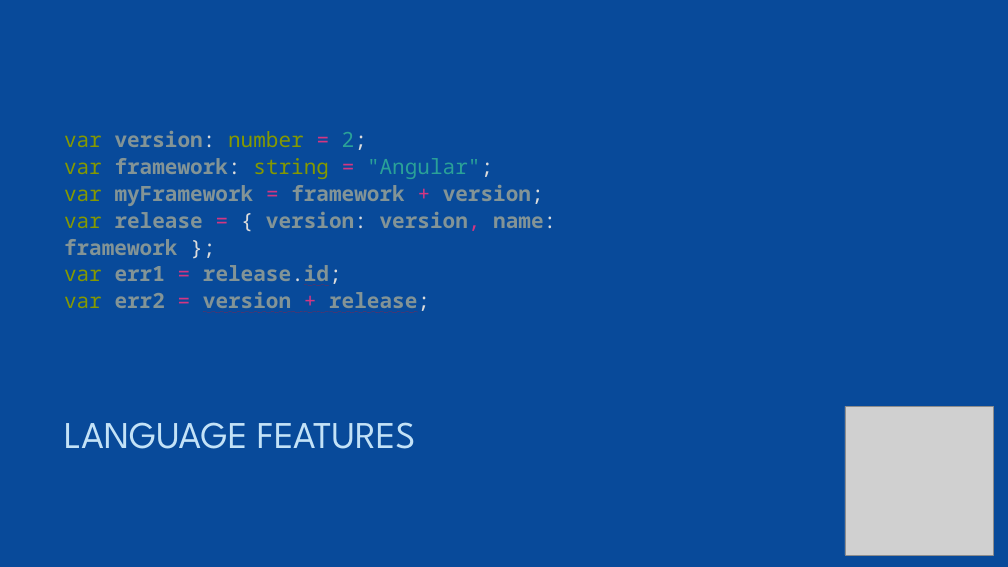
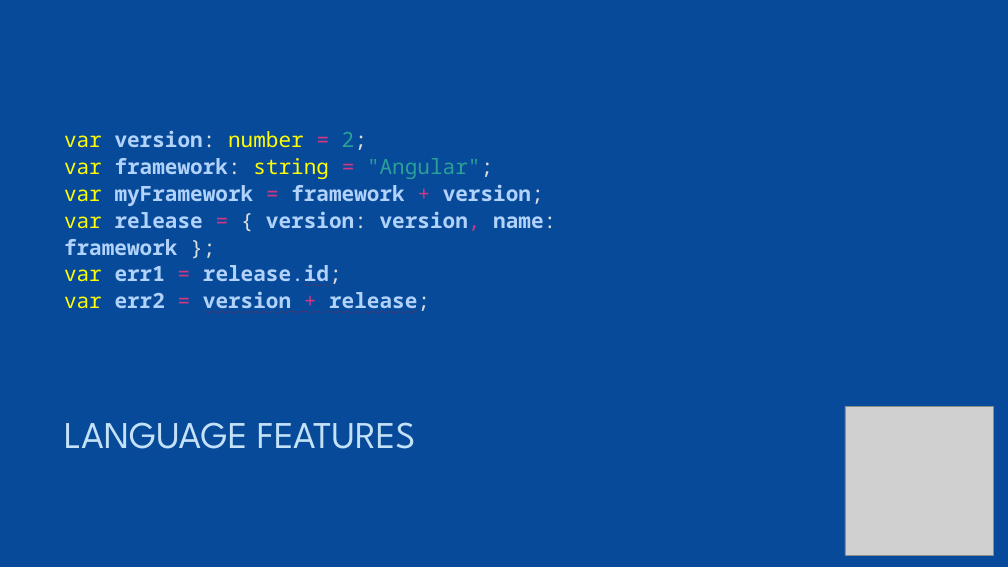
Before and after one commit to chan4lk/k-talk, a slide deck: slide 11 of Deck/typescript_ktalk.pptx (slide 10 before the commit). Drawn at 1008x567 pixels with LibreOffice and Linux fonts; fonts in the diff are those of the drawing; grey boxes stand for pictures. Boxes give left, top, right and bottom in pixels: in the first picture for what was removed or moved away, otherwise in the second. Text is boxed around its words. In the diff, an @@ line names an element or a change of style, - is before the commit and + after.

```diff
--- a/Deck/typescript_ktalk.pptx
+++ b/Deck/typescript_ktalk.pptx
@@ text "var version: number = 2;" at [64,130,556,313]: text colour #859900 to #FFFF00 in "var number", "var string", "var", "var" and 2 more places; text colour #839496 to #B1D3FB in "version:", "framework:", "myFramework framework version;", "release version: version, name: framework" and 2 more places; text colour #DCDCDC to #B1D3FB in "release.id;" @@
```
Also in this commit, not shown: 5 other slides changed, 1 slide added.
